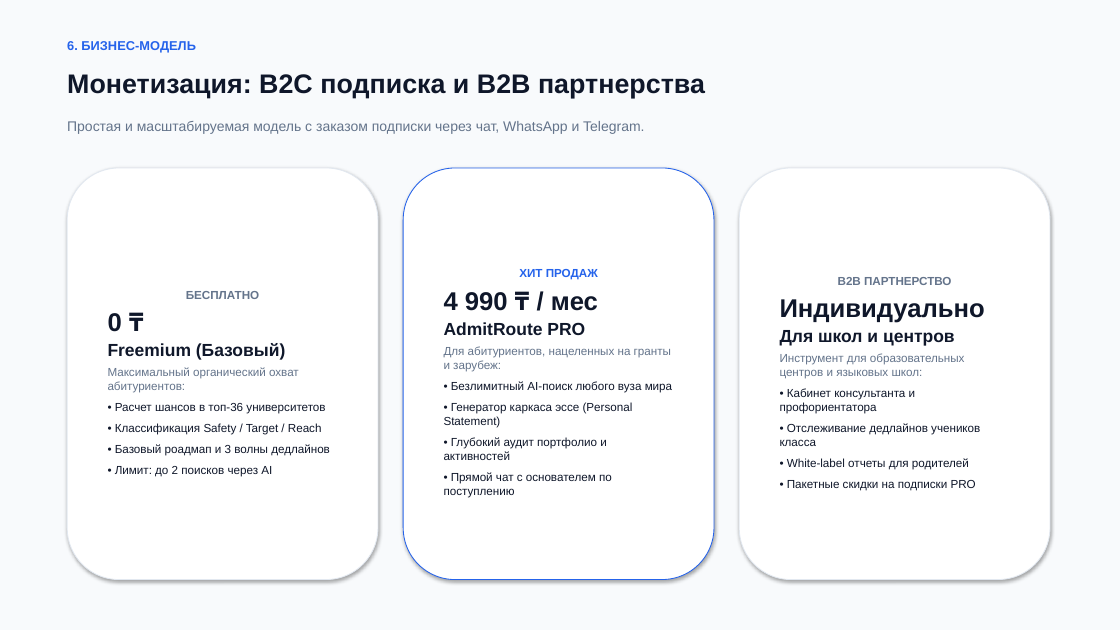
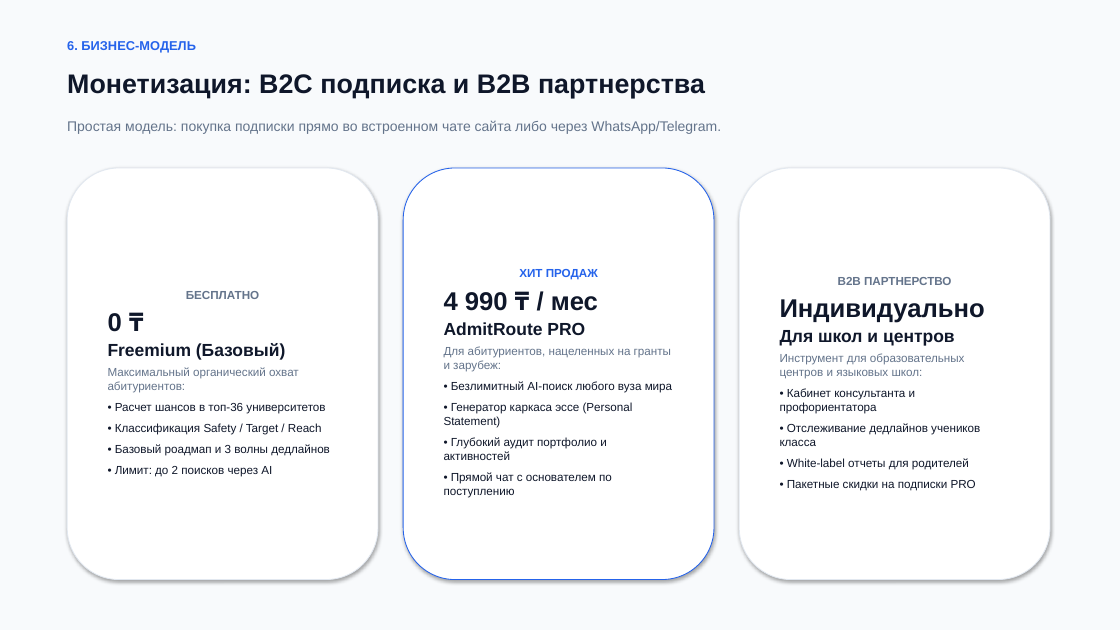
Before and after one commit to adilhan385/Admitroute, a slide deck: slide 7 of AdmitRoute_Presentation_8Slides.pptx. Drawn at 1120x630 pixels with LibreOffice and Linux fonts; fonts in the diff are those of the drawing. Boxes give left, top, right and bottom in pixels: in the first picture for what was removed or moved away, otherwise in the second. Text is boxed around its words. In the diff, an @@ line names an element or a change of style, - is before the commit and + after.

```diff
--- a/AdmitRoute_Presentation_8Slides.pptx
+++ b/AdmitRoute_Presentation_8Slides.pptx
@@ text at <box>67,120,721,134</box>: text changed @@
-Простая и масштабируемая модель с заказом подписки через чат, WhatsApp и Telegram.
+Простая модель: покупка подписки прямо во встроенном чате сайта либо через WhatsApp/Telegram.
```
Also in this commit, not shown: 2 other slides changed, 4 other files.
